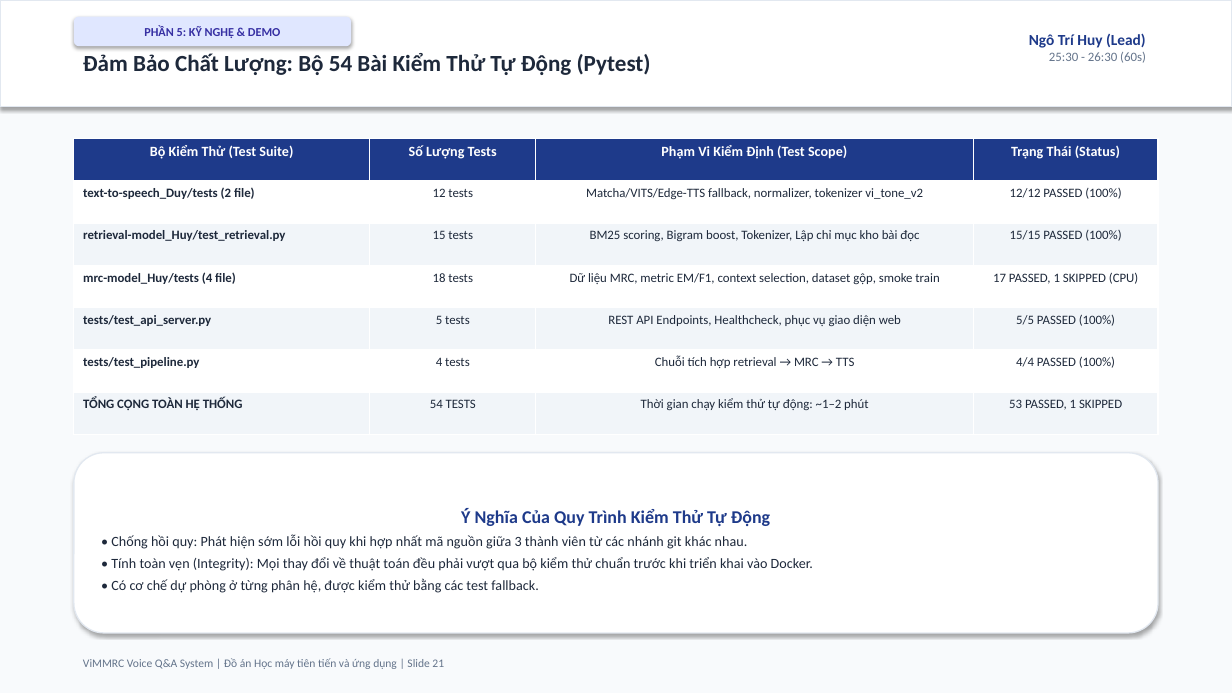
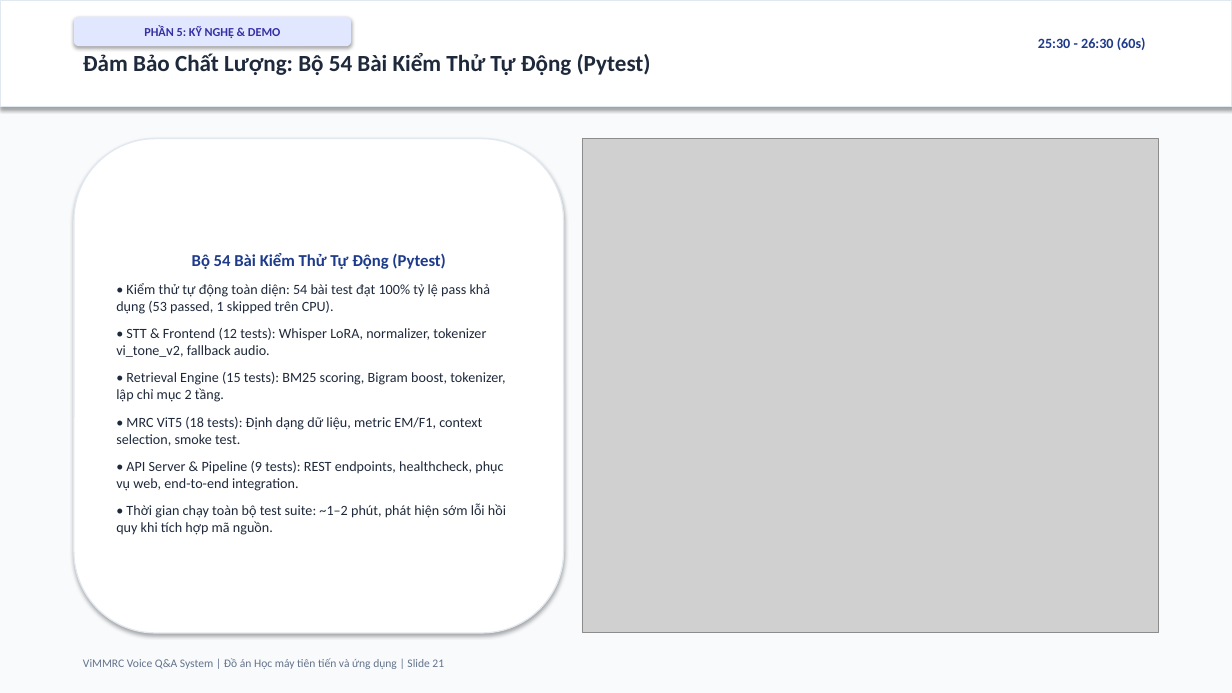
Before and after one commit to ngohuy04022000/vimmrc-qa-voice, a slide deck: slide 21 of docs/ViMMRC_Presentation_30min.pptx. Drawn at 1232x693 pixels with LibreOffice and Linux fonts; fonts in the diff are those of the drawing; grey boxes stand for pictures. Boxes give left, top, right and bottom in pixels: in the first picture for what was removed or moved away, otherwise in the second. Text is boxed around its words. In the diff, an @@ line names an element or a change of style, - is before the commit and + after.

Commit message:
feat(presentation): add publication training charts to 5m & 30m decks, remove roles/presenter names per slide, update docx/md docs

```diff
--- a/docs/ViMMRC_Presentation_30min.pptx
+++ b/docs/ViMMRC_Presentation_30min.pptx
@@ text "25:30 - 26:30 (60s)" at (x1=1038, y1=37, x2=1146, y2=50): size 10 to 11 pt, text colour #64748B to #1E3A8A, bold on @@
@@ text at (x1=1029, y1=33, x2=1146, y2=48): paragraph removed @@
-Ngô Trí Huy (Lead)
@@ table removed at (x1=74, y1=139, x2=1158, y2=434), 7 rows, 4 columns @@
-Bộ Kiểm Thử (Test Suite) | Số Lượng Tests | Phạm Vi Kiểm Định (Test Scope) | Trạng Thái (Status)
-text-to-speech_Duy/tests (2 file) | 12 tests | Matcha/VITS/Edge-TTS fallback, normalizer, tokenizer vi_tone_v2 | 12/12 PASSED (100%)
-retrieval-model_Huy/test_retrieval.py | 15 tests | BM25 scoring, Bigram boost, Tokenizer, Lập chỉ mục kho bài đọc | 15/15 PASSED (100%)
-mrc-model_Huy/tests (4 file) | 18 tests | Dữ liệu MRC, metric EM/F1, context selection, dataset gộp, smoke train | 17 PASSED, 1 SKIPPED (CPU)
-tests/test_api_server.py | 5 tests | REST API Endpoints, Healthcheck, phục vụ giao diện web | 5/5 PASSED (100%)
-tests/test_pipeline.py | 4 tests | Chuỗi tích hợp retrieval → MRC → TTS | 4/4 PASSED (100%)
-TỔNG CỘNG TOÀN HỆ THỐNG | 54 TESTS | Thời gian chạy kiểm thử tự động: ~1–2 phút | 53 PASSED, 1 SKIPPED
@@ rounded rectangle added at (x1=74, y1=139, x2=564, y2=633), fill #FFFFFF, outline #E2E8F0 1 pt, 11 pt, text #1E293B @@
+Bộ 54 Bài Kiểm Thử Tự Động (Pytest)
+• Kiểm thử tự động toàn diện: 54 bài test đạt 100% tỷ lệ pass khả dụng (53 passed, 1 skipped trên CPU).
+• STT & Frontend (12 tests): Whisper LoRA, normalizer, tokenizer vi_tone_v2, fallback audio.
+• Retrieval Engine (15 tests): BM25 scoring, Bigram boost, tokenizer, lập chỉ mục 2 tầng.
+• MRC ViT5 (18 tests): Định dạng dữ liệu, metric EM/F1, context selection, smoke test.
+• API Server & Pipeline (9 tests): REST endpoints, healthcheck, phục vụ web, end-to-end integration.
+• Thời gian chạy toàn bộ test suite: ~1–2 phút, phát hiện sớm lỗi hồi quy khi tích hợp mã nguồn.
@@ picture added at (x1=582, y1=139, x2=1158, y2=633) @@
@@ rounded rectangle removed at (x1=74, y1=453, x2=1158, y2=633) @@
-Ý Nghĩa Của Quy Trình Kiểm Thử Tự Động
-• Chống hồi quy: Phát hiện sớm lỗi hồi quy khi hợp nhất mã nguồn giữa 3 thành viên từ các nhánh git khác nhau.
-• Tính toàn vẹn (Integrity): Mọi thay đổi về thuật toán đều phải vượt qua bộ kiểm thử chuẩn trước khi triển khai vào Docker.
-• Có cơ chế dự phòng ở từng phân hệ, được kiểm thử bằng các test fallback.
```
Also in this commit, not shown: 23 other slides changed, 37 other files.
